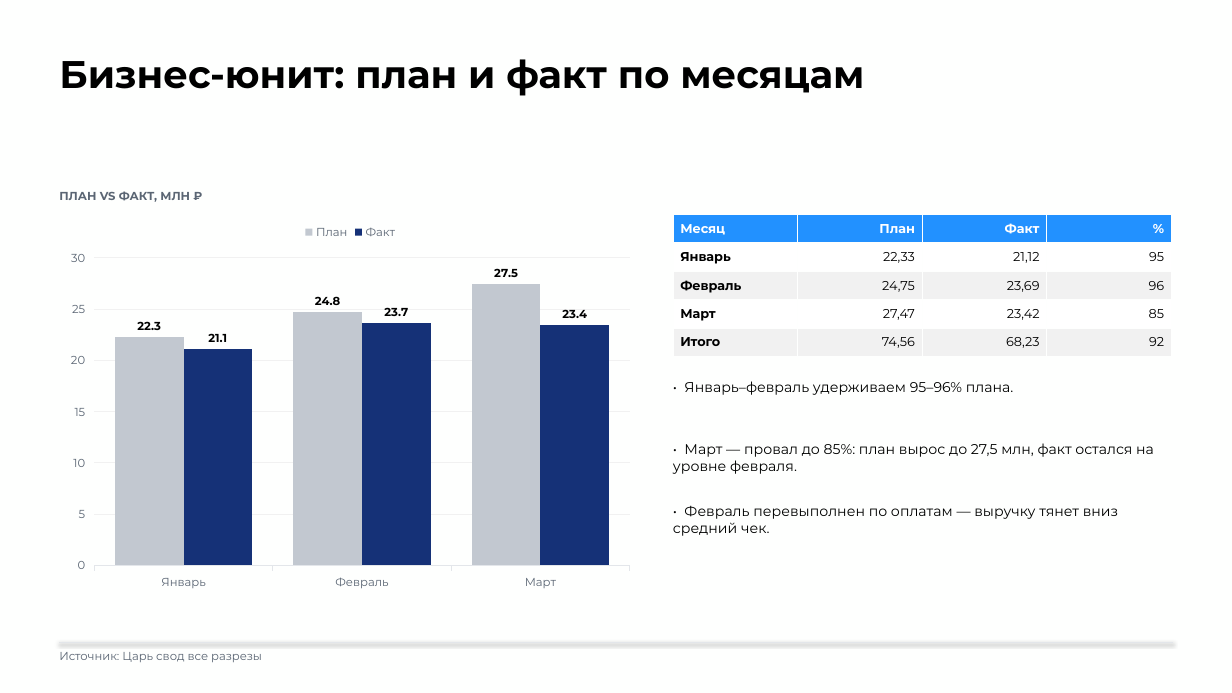
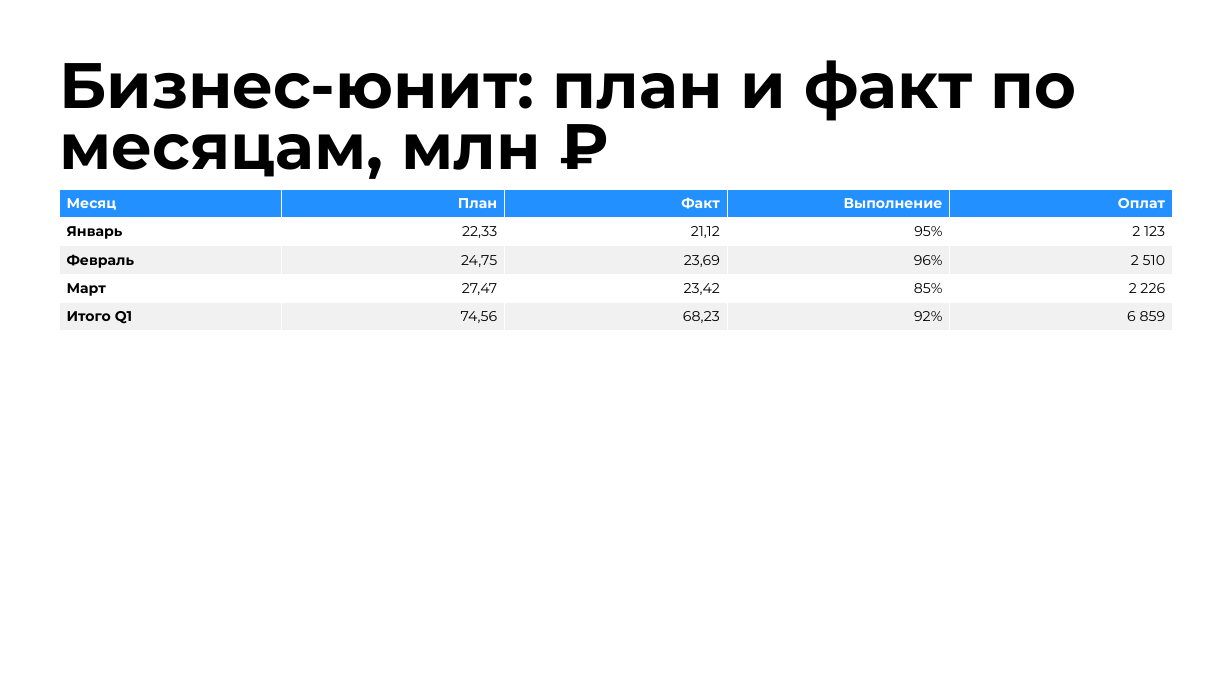
Before and after one commit to burbonivanovich-oss/google-presentation, a slide deck: slide 3 of Итоги Q1 2026 — Контур.pptx. Drawn at 1232x693 pixels with LibreOffice and Linux fonts; fonts in the diff are those of the drawing. Boxes give left, top, right and bottom in pixels: in the first picture for what was removed or moved away, otherwise in the second. Text is boxed around its words. In the diff, an @@ line names an element or a change of style, - is before the commit and + after.

```diff
--- a/Итоги Q1 2026 — Контур.pptx
+++ b/Итоги Q1 2026 — Контур.pptx
@@ title at (59, 60, 1077, 179): text changed; size 30 to 50 pt @@
-Бизнес-юнит: план и факт по месяцам
+Бизнес-юнит: план и факт по месяцам, млн ₽
@@ table at (59, 189, 1173, 332) @@
-column 1, row 5: Итого
+column 1, row 5: Итого Q1
-column 4: % | 95 | 96 | 85 | 92
+column 4: Выполнение | 95% | 96% | 85% | 92%
+column 5: Оплат | 2 123 | 2 510 | 2 226 | 6 859
@@ table: place and size @@
-table at (673, 214, 1172, 357)
+table at (59, 189, 1173, 332)
@@ text removed at (59, 191, 190, 202) @@
-ПЛАН VS ФАКТ, МЛН ₽
@@ column chart removed at (59, 214, 641, 596) @@
-categories: Январь, Февраль, Март
-План: 22.3, 24.8, 27.5
-Факт: 21.1, 23.7, 23.4
@@ text removed at (684, 381, 1014, 395) @@
-• Январь–февраль удерживаем 95–96% плана.
@@ text removed at (673, 443, 1154, 474) @@
-• Март — провал до 85%: план вырос до 27,5 млн, факт остался на уровне февраля.
@@ text removed at (673, 505, 1118, 536) @@
-• Февраль перевыполнен по оплатам — выручку тянет вниз средний чек.
@@ line removed from (59, 642) to (1173, 642) @@
@@ text removed at (59, 652, 262, 662) @@
-Источник: Царь свод все разрезы
```
Also in this commit, not shown: 9 other slides changed, 9 slides added, 6 slides removed, 1 other file.
